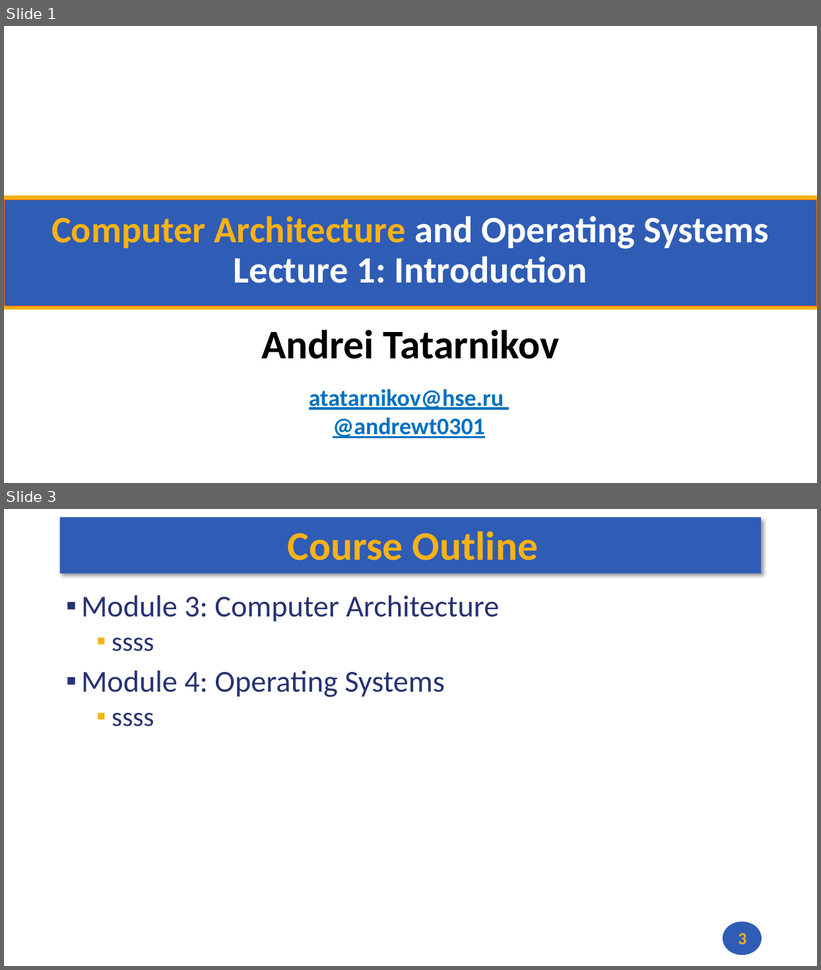
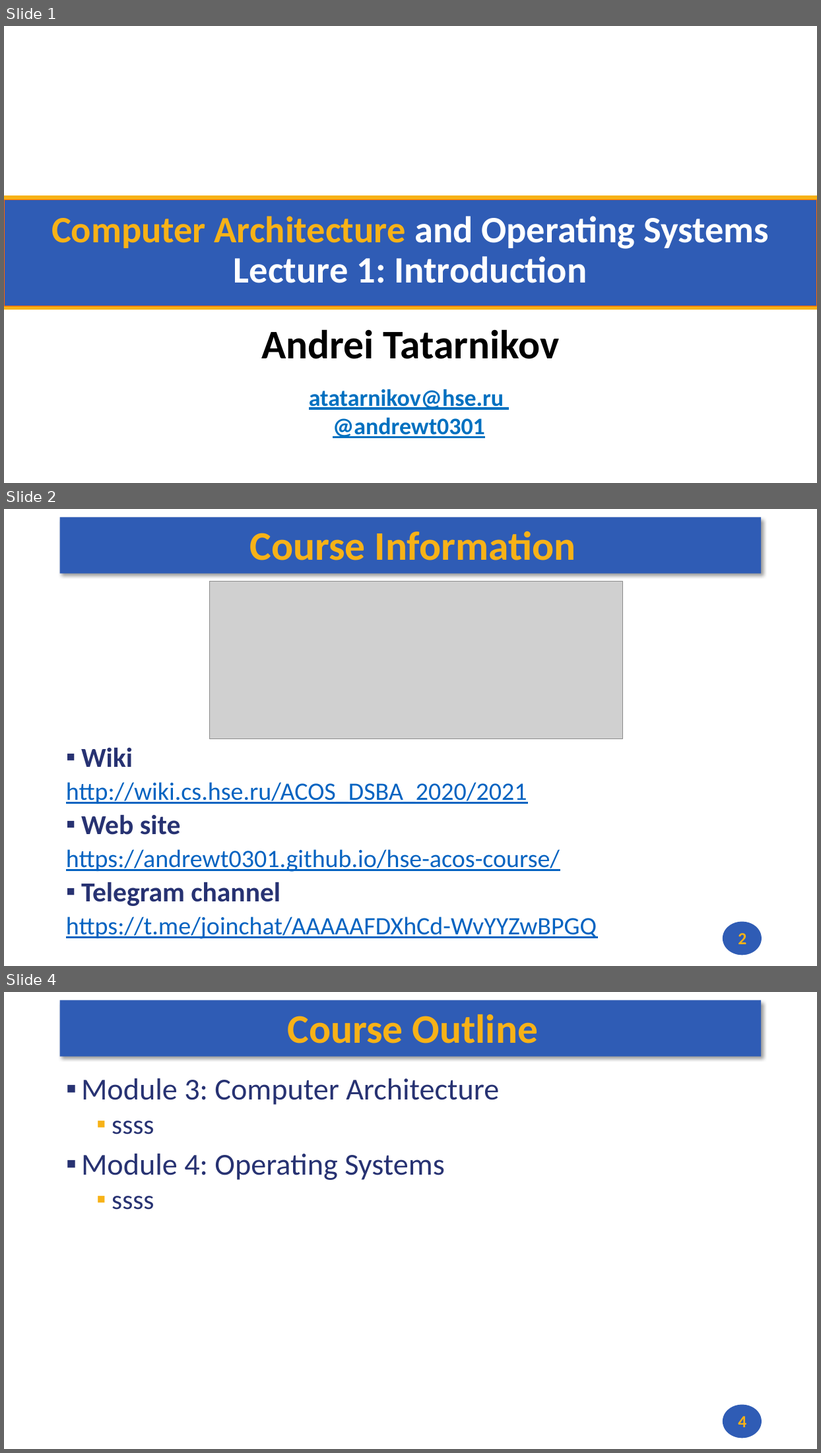
Before and after one commit to andrewt0301/hse-acos-course, a slide deck: docs/part1ca/01_Introduction/CA_Lecture_01.pptx. Shown one above the other, each under a label of ours: slides 1 and 3 before the commit, slides 1, 2 and 4 after it; the slides between them are not shown. The pictures are 821x970 and 821x1453 pixels, drawn with LibreOffice and Linux fonts; fonts in the diff are those of the drawing; grey boxes stand for pictures; background and template pictures are left out. Boxes give left, top, right and bottom in pixels: in the first picture for what was removed or moved away, otherwise in the second. Text is boxed around its words. In the diff, an @@ line names an element or a change of style, - is before the commit and + after.

```diff
--- a/docs/part1ca/01_Introduction/CA_Lecture_01.pptx
+++ b/docs/part1ca/01_Introduction/CA_Lecture_01.pptx
@@ slide 2 added at <box>4,509,817,966</box>, background #FFFFFF; not listed: 2 template elements that a slide beside it also shows @@
@@ title added at <box>250,531,576,560</box>, 48 pt, text #F7B217, bold @@
+Course Information
@@ picture added at <box>209,581,622,739</box> @@
@@ text added at <box>66,748,597,939</box>, 29.6 pt, text #0563C1, underline @@
+▪ Wiki
+http://wiki.cs.hse.ru/ACOS_DSBA_2020/2021
+▪ Web site
+https://andrewt0301.github.io/hse-acos-course/
+▪ Telegram channel
+https://t.me/joinchat/AAAAAFDXhCd-WvYYZwBPGQ
@@ page number added at <box>738,933,746,945</box>, 20 pt, text #F7B217, bold @@
+2
@@ what was slide 3 is now slide 4 @@
@@ page number at <box>738,1416,746,1428</box>: text changed @@
-3
+4
```
Also in this commit, not shown: 1 slide changed, 1 other file.
